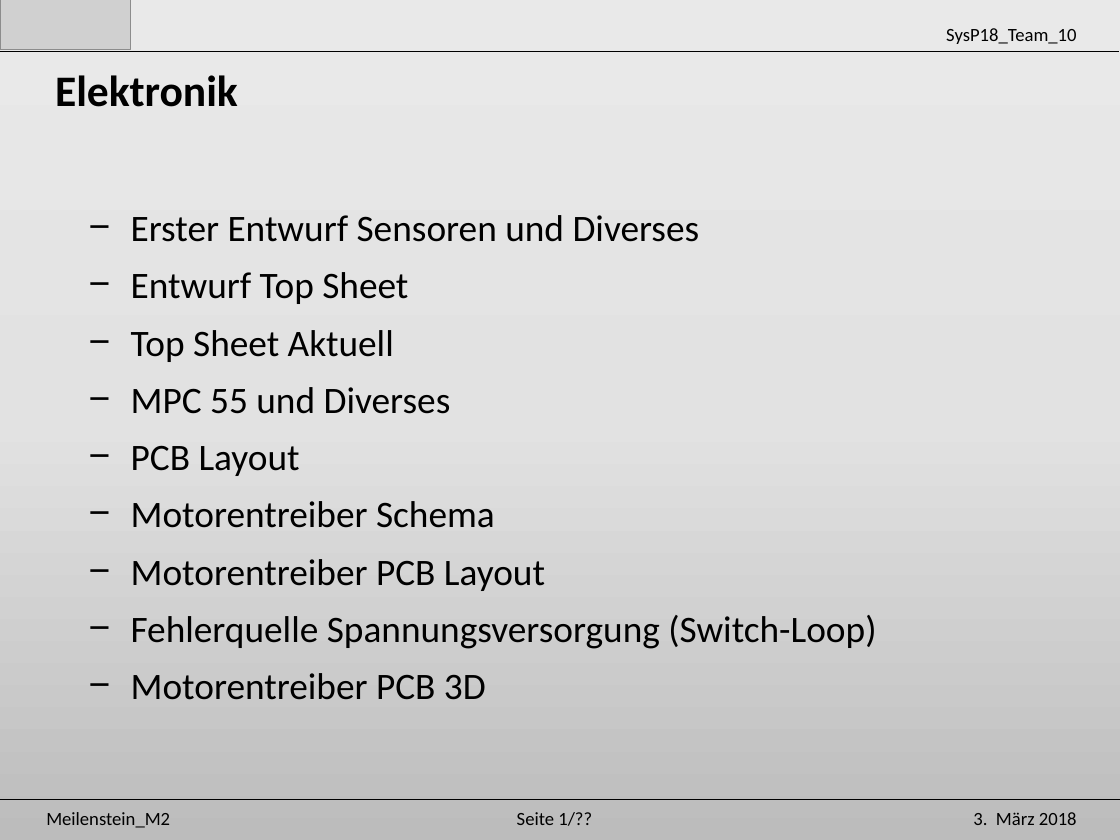
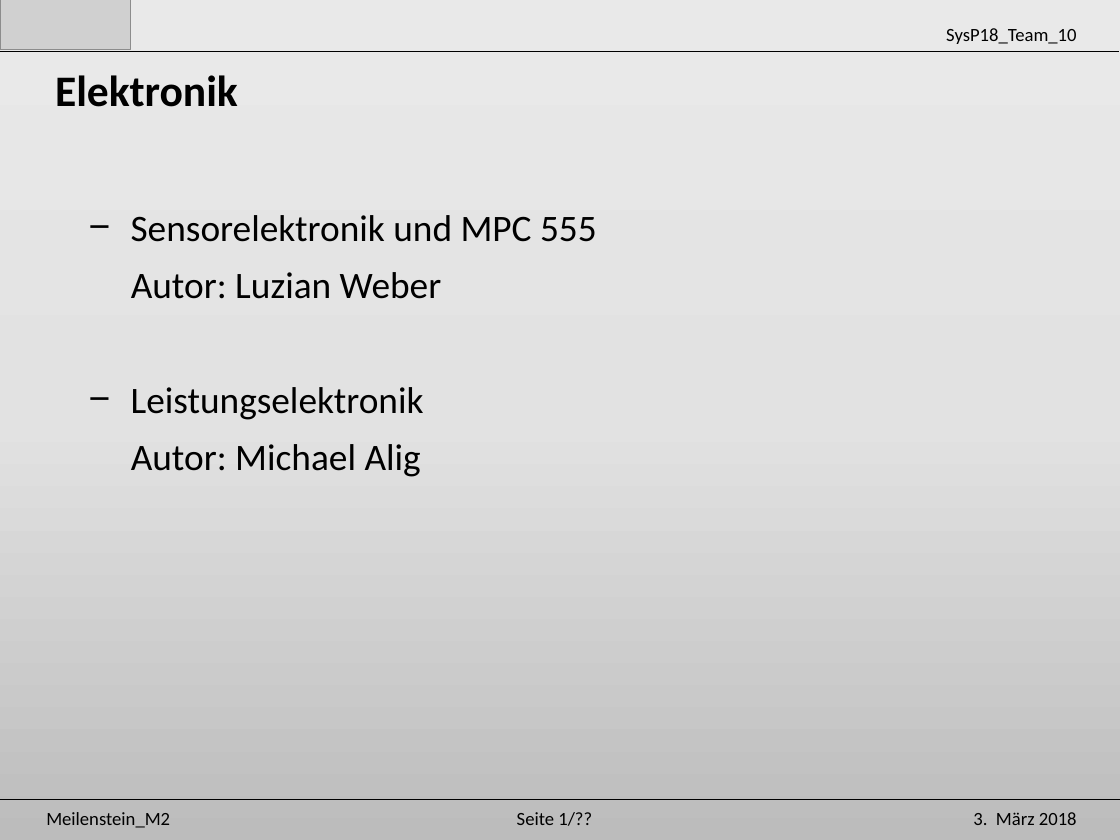
Before and after one commit to Unaqwyn/SysP18_1cv, a slide deck: slide 5 of 01_Organisation/02_Meilensteine/m2/Praesentation_m2.pptx. Drawn at 1120x840 pixels with LibreOffice and Linux fonts; fonts in the diff are those of the drawing; grey boxes stand for pictures. Boxes give left, top, right and bottom in pixels: in the first picture for what was removed or moved away, otherwise in the second. Text is boxed around its words. In the diff, an @@ line names an element or a change of style, - is before the commit and + after.

Commit message:
aktuell
aktuell

```diff
--- a/01_Organisation/02_Meilensteine/m2/Praesentation_m2.pptx
+++ b/01_Organisation/02_Meilensteine/m2/Praesentation_m2.pptx
@@ text at box(131, 215, 597, 477): text changed @@
-− Erster Entwurf Sensoren und Diverses
-− Entwurf Top Sheet
-− Top Sheet Aktuell
-− MPC 55 und Diverses
-− PCB Layout
-− Motorentreiber Schema
-− Motorentreiber PCB Layout
-− Fehlerquelle Spannungsversorgung (Switch-Loop)
-− Motorentreiber PCB 3D
+− Sensorelektronik und MPC 555
+Autor: Luzian Weber
+− Leistungselektronik
+Autor: Michael Alig
```
Also in this commit, not shown: 1 other slide changed.
